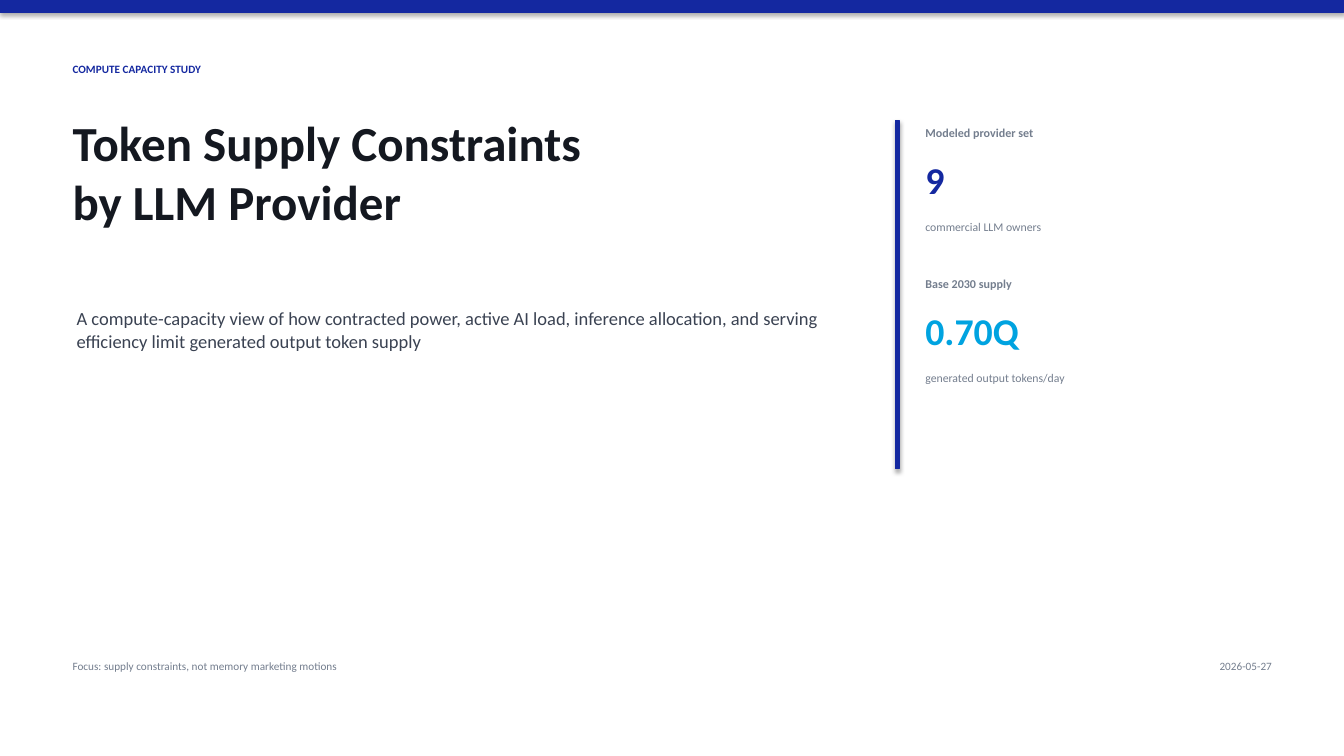
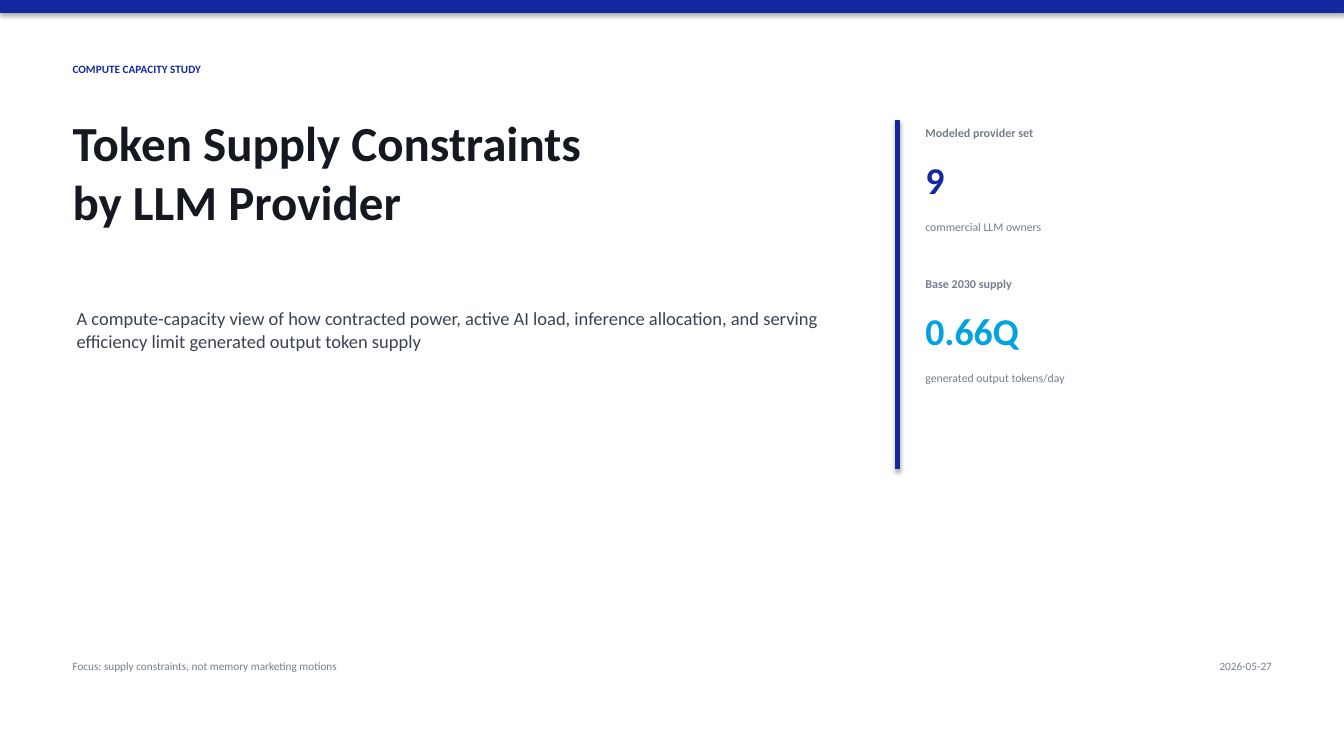
Before and after one commit to abcd00ou/Codex, a slide deck: slide 1 of llm_token_capacity_project/outputs/reports/llm_token_capacity_2026_2030.pptx. Drawn at 1344x756 pixels with LibreOffice and Linux fonts; fonts in the diff are those of the drawing. Boxes give left, top, right and bottom in pixels: in the first picture for what was removed or moved away, otherwise in the second. Text is boxed around its words. In the diff, an @@ line names an element or a change of style, - is before the commit and + after.

```diff
--- a/llm_token_capacity_project/outputs/reports/llm_token_capacity_2026_2030.pptx
+++ b/llm_token_capacity_project/outputs/reports/llm_token_capacity_2026_2030.pptx
@@ text at (925,319,1018,350): text changed @@
-0.70Q
+0.66Q
```
Also in this commit, not shown: 6 other slides changed, 36 other files.
